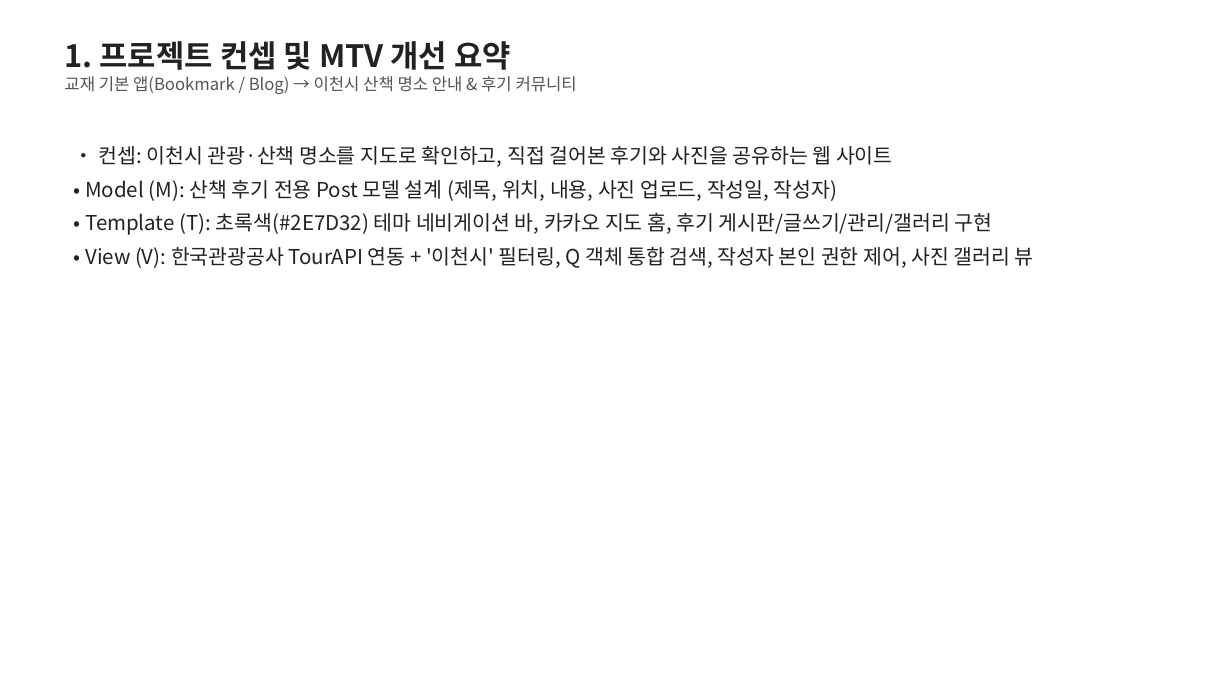
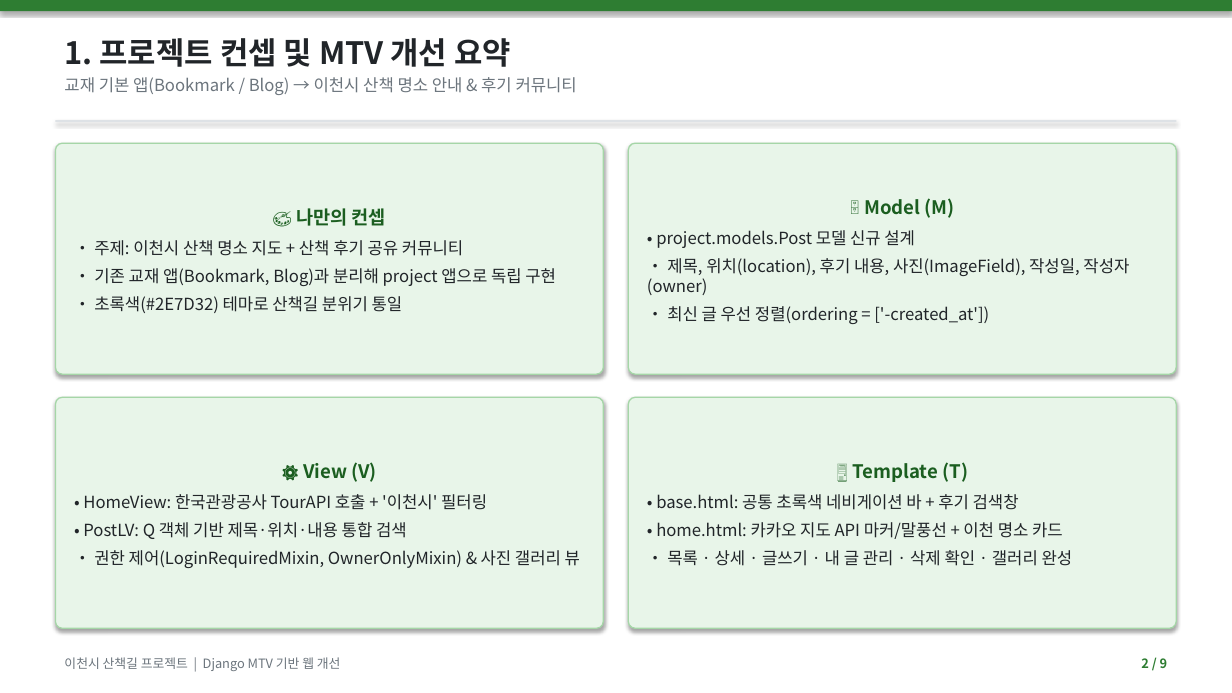
Before and after one commit to bae-hyung-jin/Django, a slide deck: slide 2 of 이천시_산책길_프로젝트_발표.pptx. Drawn at 1232x693 pixels with LibreOffice and Linux fonts; fonts in the diff are those of the drawing. Boxes give left, top, right and bottom in pixels: in the first picture for what was removed or moved away, otherwise in the second. Text is boxed around its words. In the diff, an @@ line names an element or a change of style, - is before the commit and + after.

Commit message:
API 키 + 작성한 글 + 사진 한번에

```diff
--- a/이천시_산책길_프로젝트_발표.pptx
+++ b/이천시_산책길_프로젝트_발표.pptx
@@ rectangle added at (x1=0, y1=0, x2=1232, y2=11), fill #2E7D32 @@
@@ text "1. 프로젝트 컨셉 및 MTV ..." at (x1=64, y1=38, x2=577, y2=95): text colour #222222 to #212529 in "1. 프로젝트 컨셉 및 MTV 개선 요약"; text colour #555555 to #6C757D in "교재 기본 앱(Bookmark / Blog) → 이천시 ..."; more space between paragraphs @@
@@ rectangle added at (x1=55, y1=120, x2=1177, y2=122), fill #DEE2E6 @@
@@ rounded rectangle added at (x1=55, y1=143, x2=604, y2=374), fill #E8F5E9, outline #A5D6A7 1 pt, 13 pt, text #212529 @@
+🎨 나만의 컨셉
+• 주제: 이천시 산책 명소 지도 + 산책 후기 공유 커뮤니티
+• 기존 교재 앱(Bookmark, Blog)과 분리해 project 앱으로 독립 구현
+• 초록색(#2E7D32) 테마로 산책길 분위기 통일
@@ text removed at (x1=85, y1=146, x2=1034, y2=268) @@
-• 컨셉: 이천시 관광·산책 명소를 지도로 확인하고, 직접 걸어본 후기와 사진을 공유하는 웹 사이트
-• Model (M): 산책 후기 전용 Post 모델 설계 (제목, 위치, 내용, 사진 업로드, 작성일, 작성자)
-• Template (T): 초록색(#2E7D32) 테마 네비게이션 바, 카카오 지도 홈, 후기 게시판/글쓰기/관리/갤러리 구현
-• View (V): 한국관광공사 TourAPI 연동 + '이천시' 필터링, Q 객체 통합 검색, 작성자 본인 권한 제어, 사진 갤러리 뷰
@@ rounded rectangle added at (x1=628, y1=143, x2=1177, y2=374), fill #E8F5E9, outline #A5D6A7 1 pt, 13 pt, text #212529 @@
+🗄️ Model (M)
+• project.models.Post 모델 신규 설계
+• 제목, 위치(location), 후기 내용, 사진(ImageField), 작성일, 작성자(owner)
+• 최신 글 우선 정렬(ordering = ['-created_at'])
@@ rounded rectangle added at (x1=55, y1=397, x2=604, y2=628), fill #E8F5E9, outline #A5D6A7 1 pt, 13 pt, text #212529 @@
+⚙️ View (V)
+• HomeView: 한국관광공사 TourAPI 호출 + '이천시' 필터링
+• PostLV: Q 객체 기반 제목·위치·내용 통합 검색
+• 권한 제어(LoginRequiredMixin, OwnerOnlyMixin) & 사진 갤러리 뷰
@@ rounded rectangle added at (x1=628, y1=397, x2=1177, y2=628), fill #E8F5E9, outline #A5D6A7 1 pt, 13 pt, text #212529 @@
+🖥️ Template (T)
+• base.html: 공통 초록색 네비게이션 바 + 후기 검색창
+• home.html: 카카오 지도 API 마커/말풍선 + 이천 명소 카드
+• 목록 · 상세 · 글쓰기 · 내 글 관리 · 삭제 확인 · 갤러리 완성
@@ text added at (x1=64, y1=657, x2=341, y2=671), 10 pt, text #6C757D @@
+이천시 산책길 프로젝트 | Django MTV 기반 웹 개선
@@ text added at (x1=1141, y1=658, x2=1168, y2=668), 10 pt, text #2E7D32, bold @@
+2 / 9
```
Also in this commit, not shown: 8 other slides changed, 4 other files.
